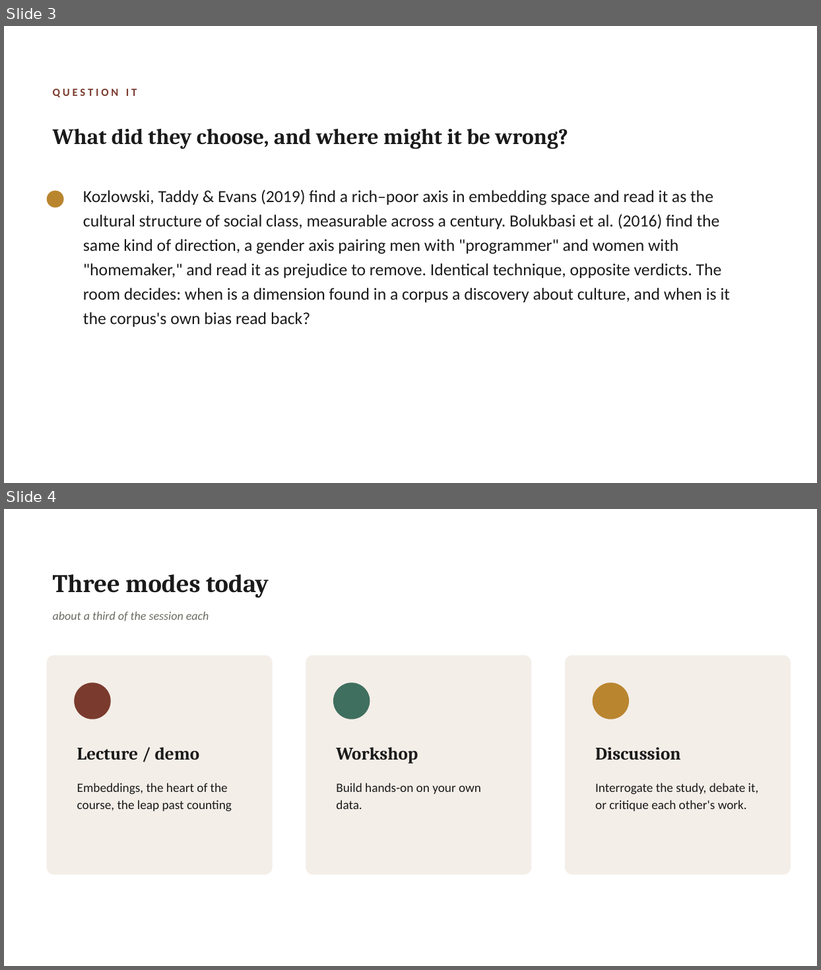
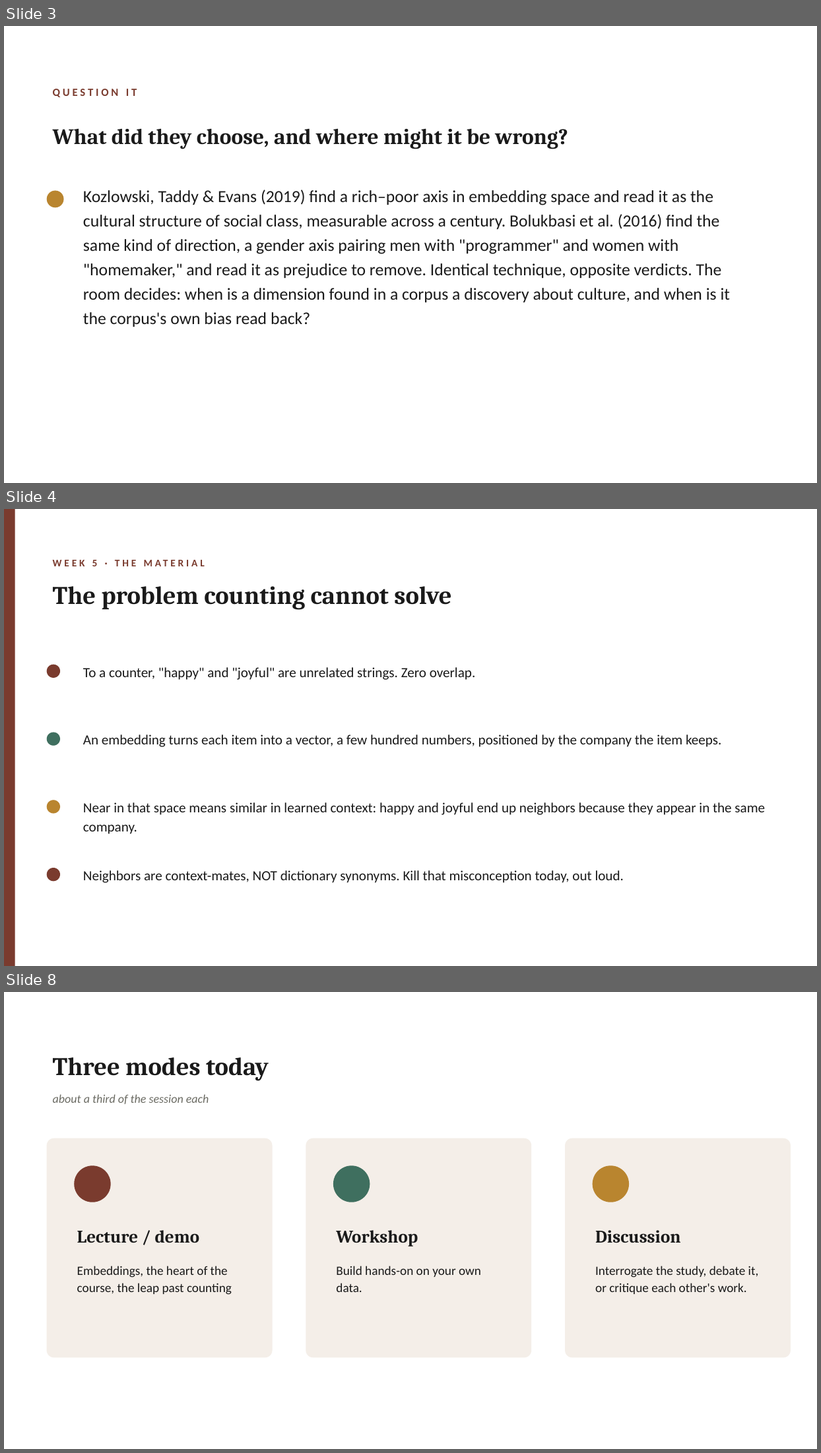
Before and after one commit to lucianli123/culture-as-data-2026, a slide deck: slides/pptx/week-05.pptx. Shown one above the other, each under a label of ours: slides 3 and 4 before the commit, slides 3, 4 and 8 after it; the slides between them are not shown. The pictures are 821x970 and 821x1453 pixels, drawn with LibreOffice and Linux fonts; fonts in the diff are those of the drawing. Boxes give left, top, right and bottom in pixels: in the first picture for what was removed or moved away, otherwise in the second. Text is boxed around its words. In the diff, an @@ line names an element or a change of style, - is before the commit and + after.

```diff
--- a/slides/pptx/week-05.pptx
+++ b/slides/pptx/week-05.pptx
@@ slide 4 added at (4, 509, 817, 966), background #FFFFFF @@
@@ rectangle added at (4, 509, 15, 966), fill #7A3B2E @@
@@ text added at (53, 560, 98, 605), 12 pt, text #7A3B2E, bold @@
+WEEK 5 · THE MATERIAL
@@ text added at (102, 586, 451, 610), 30 pt, text #1A1A1A, bold @@
+The problem counting cannot solve
@@ ellipse added at (47, 665, 60, 678), fill #7A3B2E @@
@@ text added at (83, 667, 476, 680), 16.5 pt, text #1A1A1A @@
+To a counter, "happy" and "joyful" are unrelated strings. Zero overlap.
@@ ellipse added at (47, 732, 60, 746), fill #3F6F5F @@
@@ text added at (83, 735, 721, 747), 16.5 pt, text #1A1A1A @@
+An embedding turns each item into a vector, a few hundred numbers, positioned by the company the item keeps.
@@ ellipse added at (47, 801, 60, 814), fill #B9852F @@
@@ text added at (83, 803, 765, 834), 16.5 pt, text #1A1A1A @@
+Near in that space means similar in learned context: happy and joyful end up neighbors because they appear in the same company.
@@ ellipse added at (47, 868, 60, 882), fill #7A3B2E @@
@@ text added at (83, 871, 624, 883), 16.5 pt, text #1A1A1A @@
+Neighbors are context-mates, NOT dictionary synonyms. Kill that misconception today, out loud.
@@ what was slide 4 is now slide 8 @@
```
Also in this commit, not shown: 3 other slides added, 39 other files.
